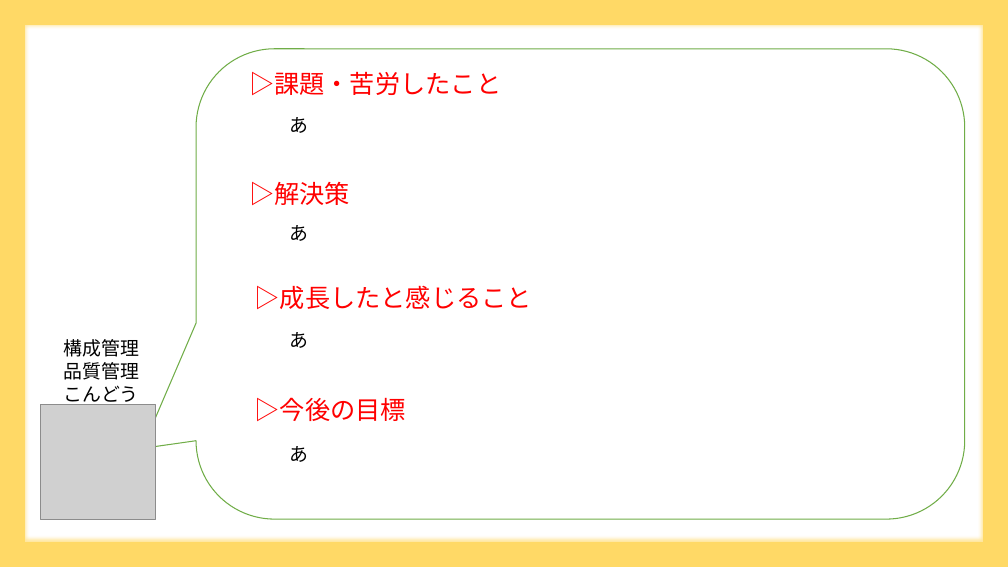
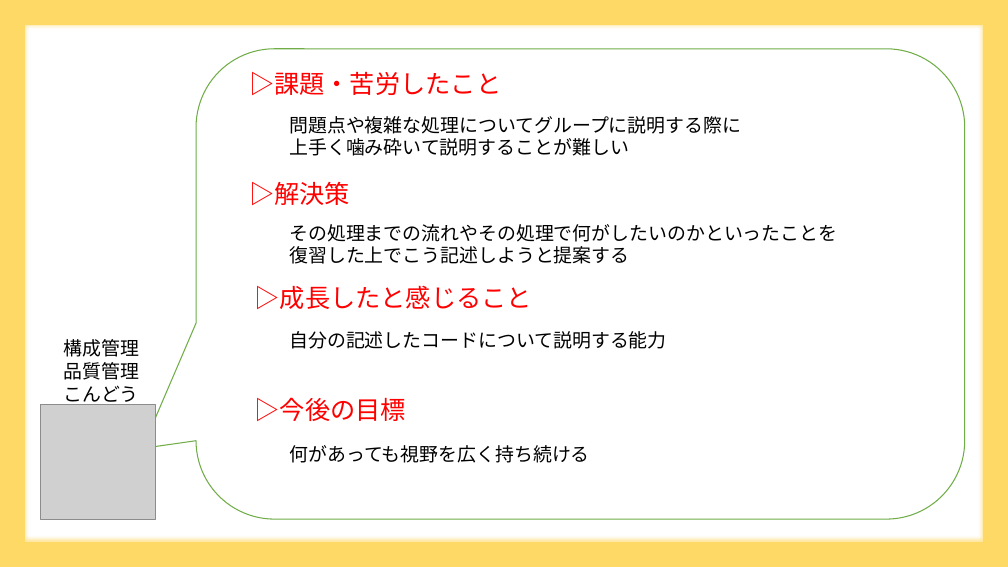
Before and after one commit to DOJO-2021/A-1, a slide deck: slide 12 of document/成果発表_平和島.pptx (slide 11 before the commit). Drawn at 1008x567 pixels with LibreOffice and Linux fonts; fonts in the diff are those of the drawing; grey boxes stand for pictures. Boxes give left, top, right and bottom in pixels: in the first picture for what was removed or moved away, otherwise in the second. Text is boxed around its words. In the diff, an @@ line names an element or a change of style, - is before the commit and + after.

```diff
--- a/document/成果発表_平和島.pptx
+++ b/document/成果発表_平和島.pptx
@@ text at (289,116,741,156): text changed @@
-あ
+問題点や複雑な処理についてグループに説明する際に
+上手く噛み砕いて説明することが難しい
@@ text at (289,224,837,264): text changed @@
-あ
+その処理までの流れやその処理で何がしたいのかといったことを
+復習した上でこう記述しようと提案する
@@ text at (289,331,666,349): text changed @@
-あ
+自分の記述したコードについて説明する能力
@@ text at (289,445,590,463): text changed @@
-あ
+何があっても視野を広く持ち続ける
```
Also in this commit, not shown: 10 other slides changed, 2 slides added, 1 slide removed, 1 other file.
